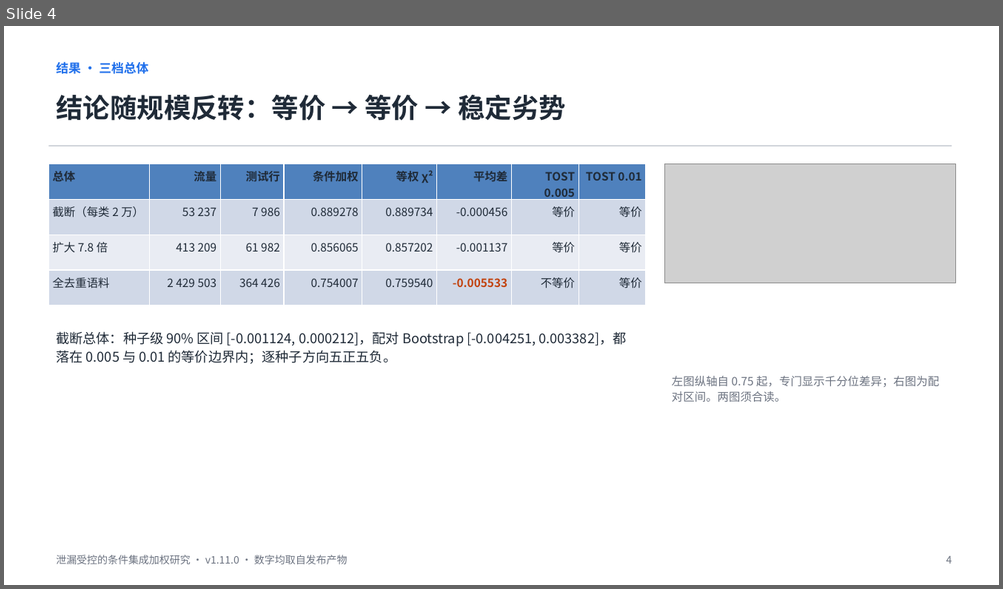
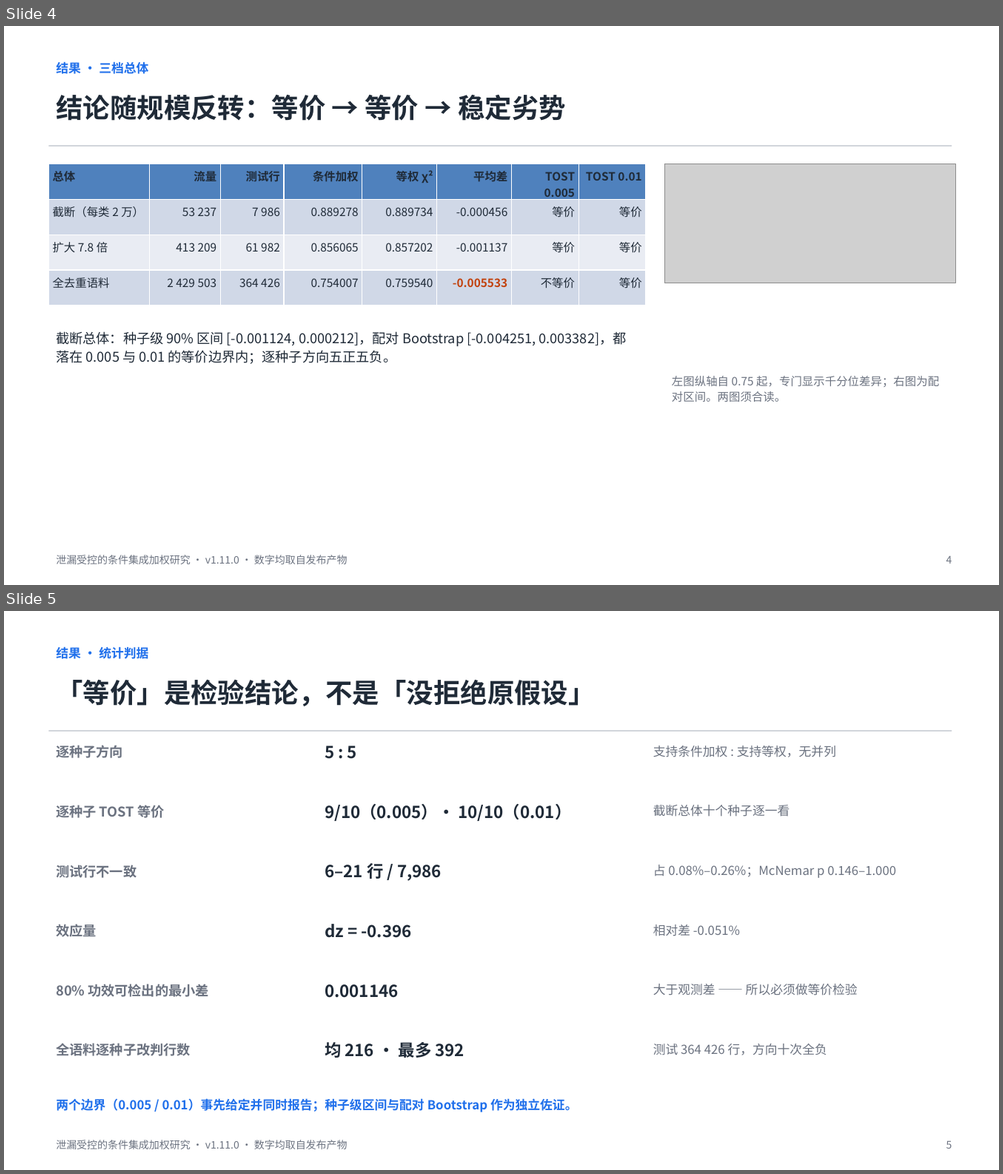
Before and after one commit to linran-muxue/leakage-controlled-nids-study, a slide deck: 重构版论文_v4_20260915/汇报用_论文介绍.pptx. Shown one above the other, each under a label of ours: slide 4 before the commit, slides 4 and 5 after it. The pictures are 1003x589 and 1003x1174 pixels, drawn with LibreOffice and Linux fonts; fonts in the diff are those of the drawing; grey boxes stand for pictures. Boxes give left, top, right and bottom in pixels: in the first picture for what was removed or moved away, otherwise in the second. Text is boxed around its words. In the diff, an @@ line names an element or a change of style, - is before the commit and + after.

```diff
--- a/重构版论文_v4_20260915/汇报用_论文介绍.pptx
+++ b/重构版论文_v4_20260915/汇报用_论文介绍.pptx
@@ slide 5 added at [4, 611, 999, 1170], background #FFFFFF @@
@@ text added at [56, 645, 148, 661], 12 pt, text #1F6FEB, bold @@
+结果 · 统计判据
@@ text added at [56, 679, 595, 706], 26 pt, text #1F2A37, bold @@
+「等价」是检验结论，不是「没拒绝原假设」
@@ rectangle added at [48, 730, 951, 732], fill #D1D5DB @@
@@ text added at [56, 745, 123, 758], 13 pt, text #6B7280, bold @@
+逐种子方向
@@ text added at [324, 746, 357, 759], 16 pt, text #1F2A37, bold @@
+5 : 5
@@ text added at [653, 746, 836, 758], 12 pt, text #6B7280 @@
+支持条件加权 : 支持等权，无并列
@@ text added at [56, 805, 164, 818], 13 pt, text #6B7280, bold @@
+逐种子 TOST 等价
@@ text added at [324, 804, 571, 821], 16 pt, text #1F2A37, bold @@
+9/10（0.005）· 10/10（0.01）
@@ text added at [653, 805, 790, 817], 12 pt, text #6B7280 @@
+截断总体十个种子逐一看
@@ text added at [56, 865, 136, 878], 13 pt, text #6B7280, bold @@
+测试行不一致
@@ text added at [324, 863, 441, 881], 16 pt, text #1F2A37, bold @@
+6–21 行 / 7,986
@@ text added at [653, 865, 896, 878], 12 pt, text #6B7280 @@
+占 0.08%–0.26%；McNemar p 0.146–1.000
@@ text added at [56, 924, 96, 937], 13 pt, text #6B7280, bold @@
+效应量
@@ text added at [324, 924, 411, 938], 16 pt, text #1F2A37, bold @@
+dz = -0.396
@@ text added at [653, 925, 740, 937], 12 pt, text #6B7280 @@
+相对差 -0.051%
@@ text added at [56, 984, 208, 997], 13 pt, text #6B7280, bold @@
+80% 功效可检出的最小差
@@ text added at [324, 985, 398, 998], 16 pt, text #1F2A37, bold @@
+0.001146
@@ text added at [653, 984, 857, 996], 12 pt, text #6B7280 @@
+大于观测差 —— 所以必须做等价检验
@@ text added at [56, 1043, 190, 1056], 13 pt, text #6B7280, bold @@
+全语料逐种子改判行数
@@ text added at [324, 1042, 464, 1058], 16 pt, text #1F2A37, bold @@
+均 216 · 最多 392
@@ text added at [653, 1044, 827, 1056], 12 pt, text #6B7280 @@
+测试 364 426 行，方向十次全负
@@ text added at [56, 1099, 577, 1113], 12 pt, text #1F6FEB, bold @@
+两个边界（0.005 / 0.01）事先给定并同时报告；种子级区间与配对 Bootstrap 作为独立佐证。
@@ text added at [56, 1140, 347, 1150], 10 pt, text #6B7280 @@
+泄漏受控的条件集成加权研究 · v1.11.0 · 数字均取自发布产物
@@ text added at [946, 1142, 952, 1149], 10 pt, text #6B7280 @@
+5
```
Also in this commit, not shown: 4 slides changed, 3 other slides added, 9 other files.
